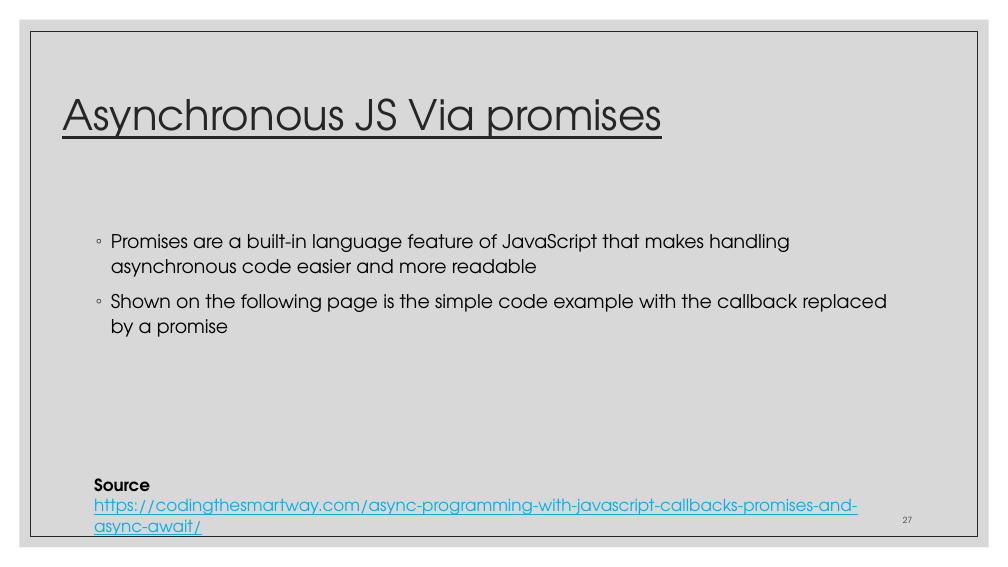
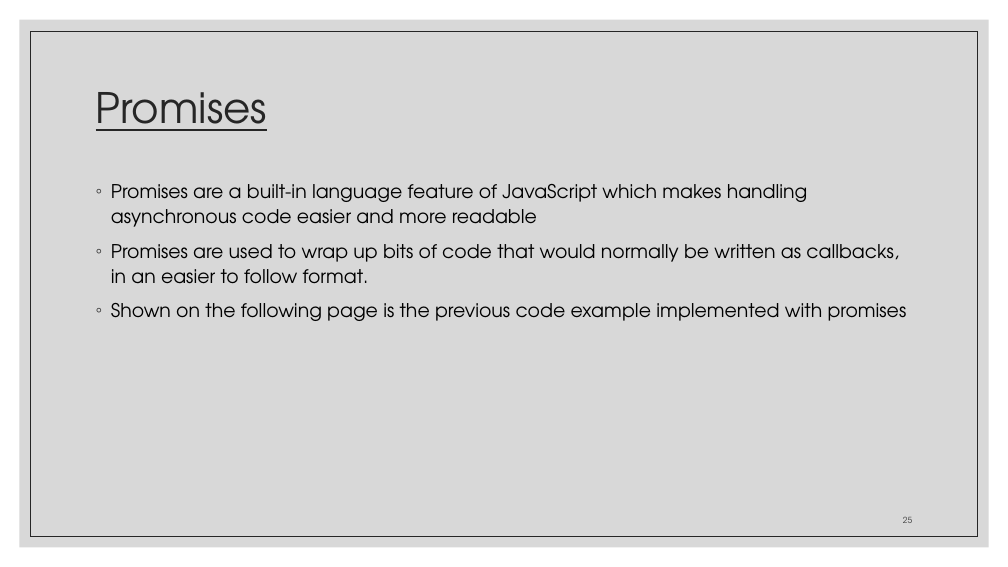
Before and after one commit to zackstotts/base-node-curriculum, a slide deck: slide 25 of unit_01/slides/Unit01-PartI.pptx (slide 27 before the commit). Drawn at 1008x567 pixels with LibreOffice and Linux fonts; fonts in the diff are those of the drawing. Boxes give left, top, right and bottom in pixels: in the first picture for what was removed or moved away, otherwise in the second. Text is boxed around its words. In the diff, an @@ line names an element or a change of style, - is before the commit and + after.

```diff
--- a/unit_01/slides/Unit01-PartI.pptx
+++ b/unit_01/slides/Unit01-PartI.pptx
@@ title at (x1=96, y1=92, x2=267, y2=131): text changed @@
-Asynchronous JS Via promises
+Promises
@@ text at (x1=111, y1=184, x2=907, y2=321): text changed @@
-◦ Promises are a built-in language feature of JavaScript that makes handling asynchronous code easier and more readable
-◦ Shown on the following page is the simple code example with the callback replaced by a promise
+◦ Promises are a built-in language feature of JavaScript which makes handling asynchronous code easier and more readable
+◦ Promises are used to wrap up bits of code that would normally be written as callbacks, in an easier to follow format.
+◦ Shown on the following page is the previous code example implemented with promises
@@ text removed at (x1=94, y1=478, x2=857, y2=537) @@
-Source
-https://codingthesmartway.com/async-programming-with-javascript-callbacks-promises-and-async-await/
@@ page number at (x1=903, y1=517, x2=912, y2=523): text changed @@
-27
+25
```
Also in this commit, not shown: 9 other slides changed, 1 slide added, 8 slides removed, 3 other files.
